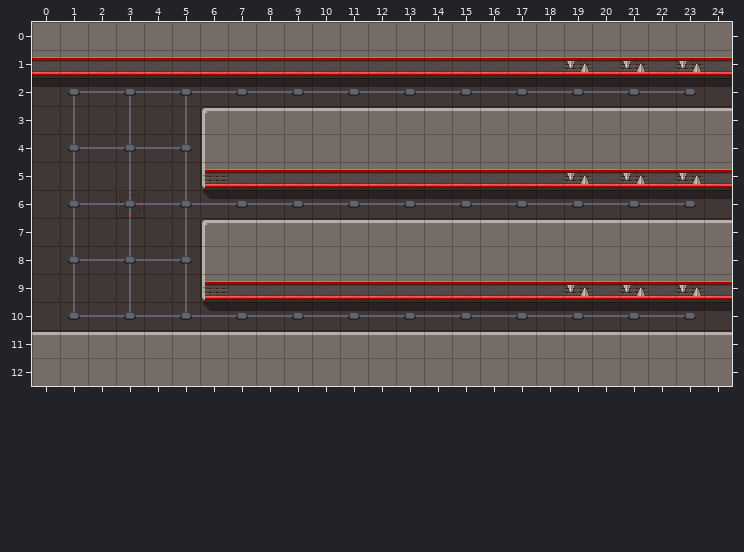
One commit to this Tiled map: cocos/Code/assets/resources/map/map_3-3-E-2.tmx. That is the earlier state.
Cells are 32x32 px. Shown: x 0..24, y 0..12.
And afterwards:
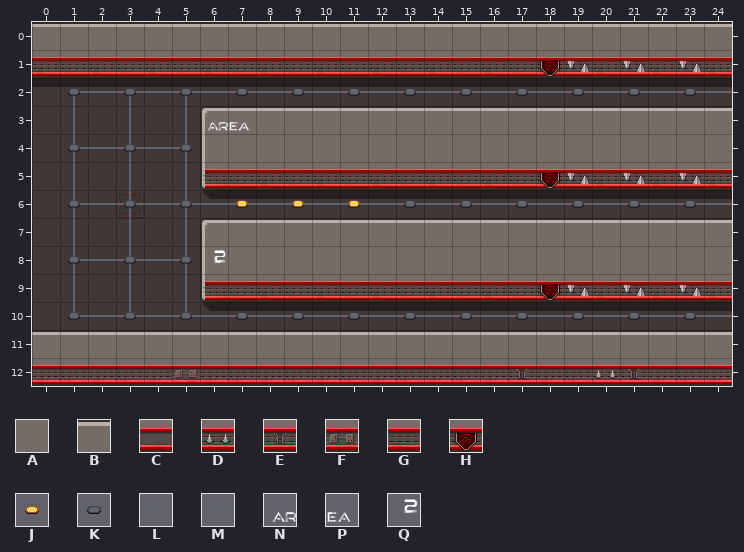
Key: from "alien_spaceship_tileset2": A 0, B 52, C 100, D 102, E 103, F 107, G 110, H 115, J 157, K 167, L 169 turned 180, M 178 turned 270; from "scifi_tileset_01": N 150, P 151, Q 154.
_ is an empty cell.
Tiles of an added or newly shown layer are drawn over the layers below it.
From old to new:
Layer "wall":
y 0: x 0..24 AAAAAAAAAAAAAAAAAAAAAAAAA -> BBBBBBBBBBBBBBBBBBBBBBBBB
y 1: x 0..18 CCCCCCCCCCCCCCCCCCC -> GGGGGGGGGGGGGGGGGGH; x 20 C -> G; x 22 C -> G; x 24 C -> G
y 5: x 7..18 CCCCCCCCCCCC -> GGGGGGGGGGGH; x 20 C -> G; x 22 C -> G; x 24 C -> G
y 9: x 7..18 CCCCCCCCCCCC -> GGGGGGGGGGGH; x 20 C -> G; x 22 C -> G; x 24 C -> G
y 12: x 0..24 AAAAAAAAAAAAAAAAAAAAAAAAA -> GGGGGFGGGGGGGGGGGEGGDEGGG
Layer "line":
y 2: x 23..24 L_ -> MM
y 6: x 23..24 L_ -> MM
y 10: x 23..24 L_ -> MM
Layer "point":
y 6: x 7 K -> J; x 9 K -> J; x 11 K -> J
Layer "p" (added):
y 3: x 6..7 __ -> NP
y 8: x 6 _ -> Q
